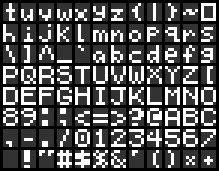
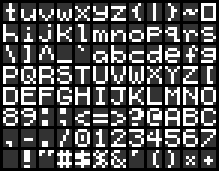
Before/after of a 219×171 layered artwork. What changed in the layer stack:
showed "glyphs reversed 2", painted on it over [12, 6, 216, 63]
hid "glyphs reversed", painted on it over [12, 6, 216, 63]
